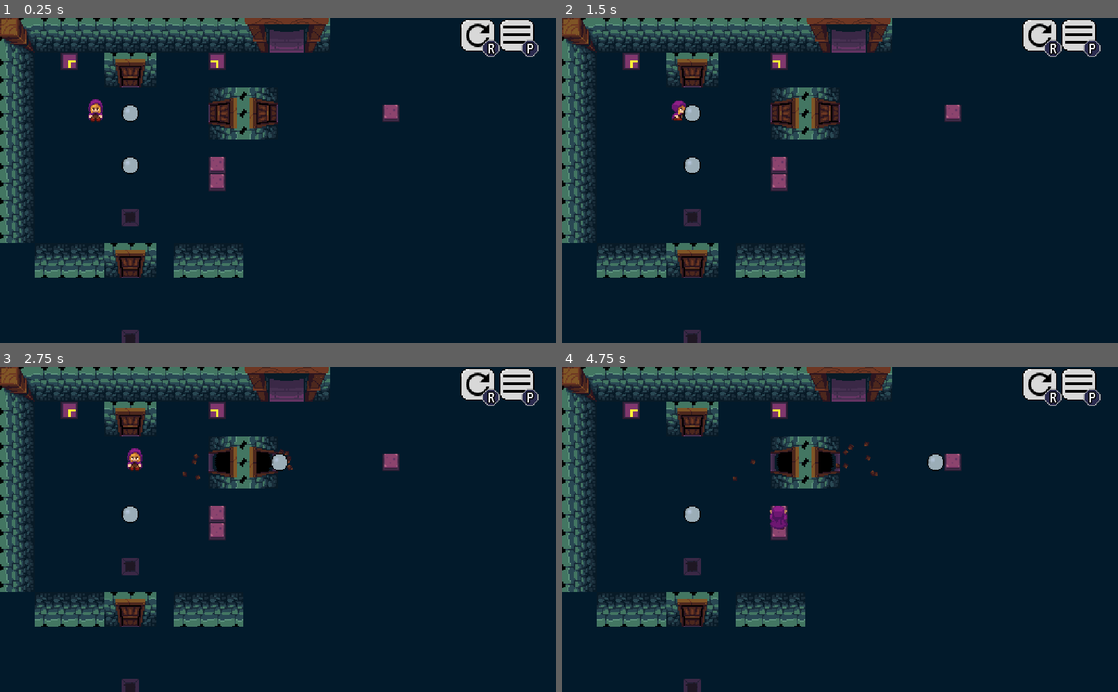
Above: before the commit, frames 1-4 (two rows, left to right).
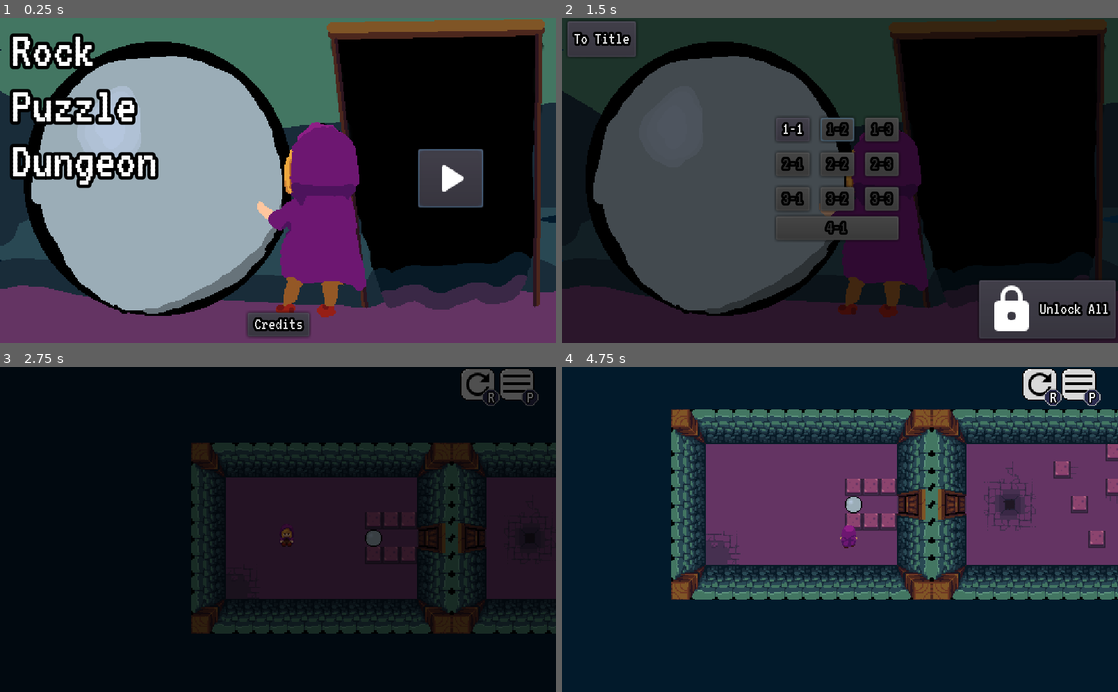
Above: after the commit, the same moments.

Repository: bc5g15/rock-push
Game: Godot game, scene res://MenuShift.tscn
Two runs of this game, one before a commit and one after it. Both use one fixed random seed, a clock stepped at 60 frames per second and the inputs below. Before the commit the project starts from res://Debug.tscn.
Inputs (mouse positions are in pixels of both pictures, inside the frame that each line leads up to):
- Up to frame 1 (0.25 s): no input
- Up to frame 2 (1.5 s): click (1012, 177) at 0.52 s; tap Enter (ui_accept) at 1.25 s; hold D (right) from 1.28 s (still down)
- Up to frame 3 (2.75 s): tap Enter (ui_accept) at 1.52 s; release D (right) at 2 s; click (233, 477) at 2 s, where only the run after the commit has a clickable "1-1"
- Up to frame 4 (4.75 s): hold S (down) 2.78-3.53 s; tap Enter (ui_accept) at 3.02, 4.52 s; hold D (right) 3.53-4.28 s; hold Up (ui_up) from 4.28 s (still down)

The runs differ from the first frame. In frame 1, 92% of the frame differs, in the area x 0-100%, y 0-100%; in frame 2, 93%; in frame 3, 83%; in frame 4, 48%.

Commit message:
Set the main menu as the starting point

Diff:
--- a/project.godot
+++ b/project.godot
@@ -16,7 +16,7 @@
 [application]
 
 config/name="Rock Push"
-run/main_scene="res://Debug.tscn"
+run/main_scene="res://MenuShift.tscn"
 config/icon="res://icon.png"
 
 [autoload]
